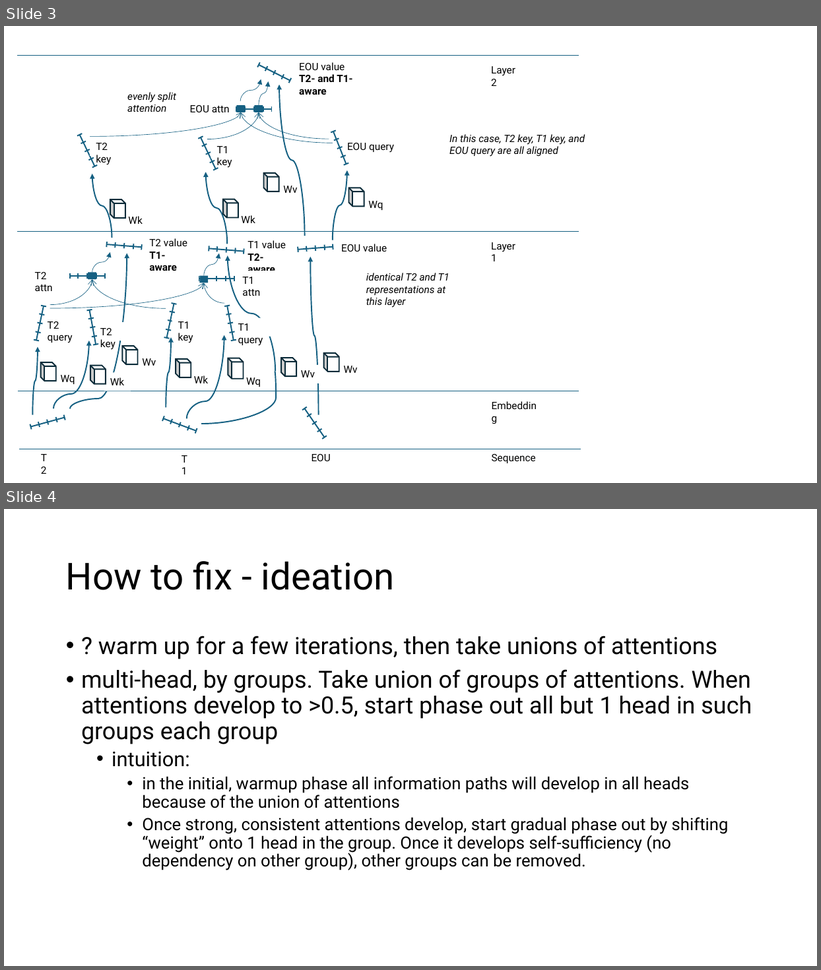
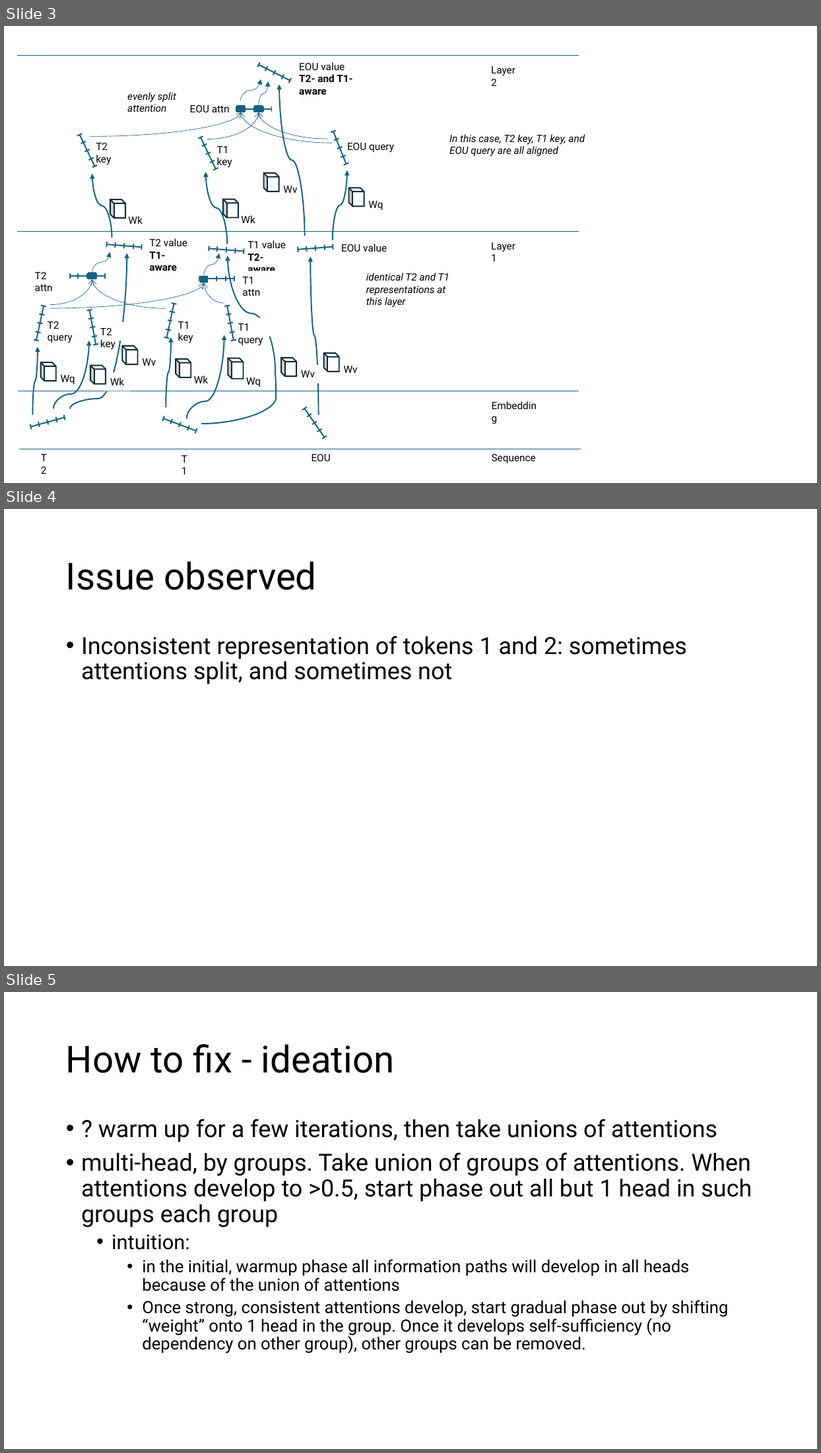
Before and after one commit to AlexTunlaw/eru, a slide deck: notes/2024 12 25 experiment 2.pptx. Shown one above the other, each under a label of ours: slides 3 and 4 before the commit, slides 3, 4 and 5 after it. The pictures are 821x970 and 821x1453 pixels, drawn with LibreOffice and Linux fonts; fonts in the diff are those of the drawing. Boxes give left, top, right and bottom in pixels: in the first picture for what was removed or moved away, otherwise in the second. Text is boxed around its words. In the diff, an @@ line names an element or a change of style, - is before the commit and + after.

```diff
--- a/notes/2024 12 25 experiment 2.pptx
+++ b/notes/2024 12 25 experiment 2.pptx
@@ slide 4 added at (x1=4, y1=509, x2=817, y2=966), background #FFFFFF @@
@@ title added at (x1=66, y1=561, x2=317, y2=590), 44 pt, text #000000 @@
+Issue observed
@@ text added at (x1=81, y1=636, x2=687, y2=685), 28 pt, text #000000 @@
+• Inconsistent representation of tokens 1 and 2: sometimes attentions split, and sometimes not
@@ what was slide 4 is now slide 5 @@
```
Also in this commit, not shown: 2 slides changed, 1 other file.
